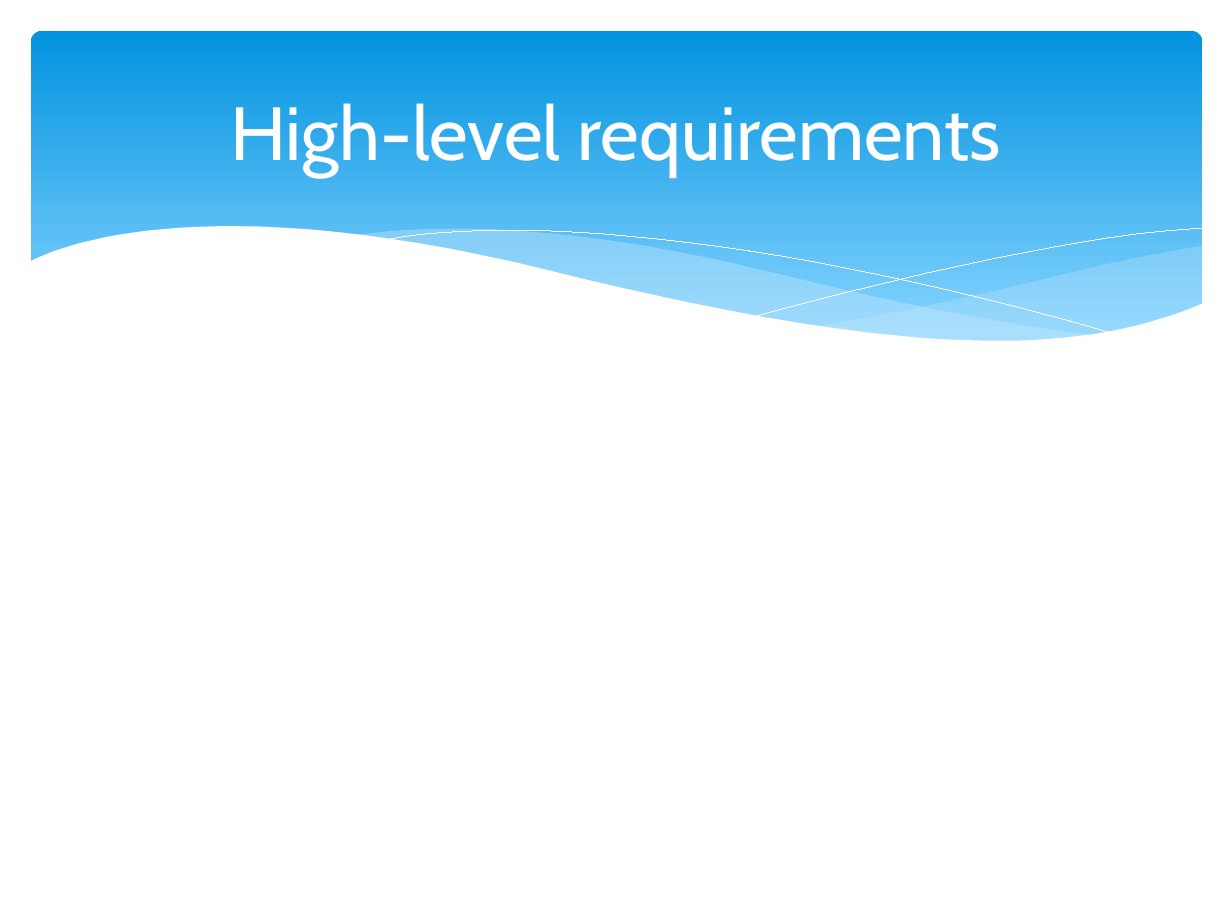
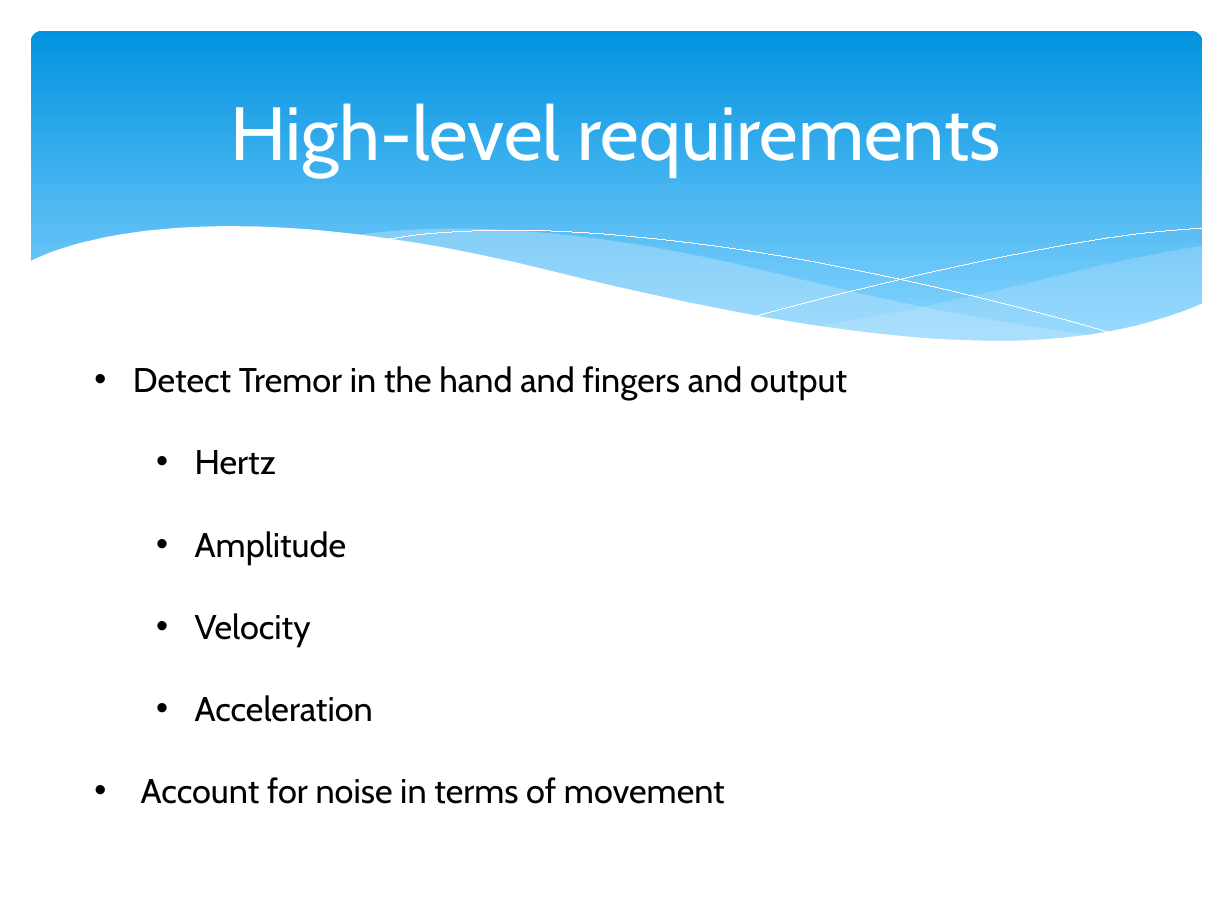
Before and after one commit to ngokylan/Leap-Motion, a slide deck: slide 3 of Presentaton slide/presentation week 7.pptx. Drawn at 1232x924 pixels with LibreOffice and Linux fonts; fonts in the diff are those of the drawing. Boxes give left, top, right and bottom in pixels: in the first picture for what was removed or moved away, otherwise in the second. Text is boxed around its words. In the diff, an @@ line names an element or a change of style, - is before the commit and + after.

```diff
--- a/Presentaton slide/presentation week 7.pptx
+++ b/Presentaton slide/presentation week 7.pptx
@@ text added at bbox=[133, 366, 847, 804], 20 pt, text #000000 @@
+• Detect Tremor in the hand and fingers and output
+  • Hertz
+  • Amplitude
+  • Velocity
+  • Acceleration
+• Account for noise in terms of movement
```
Also in this commit, not shown: 2 other slides changed, 3 slides added, 3 slides removed.
